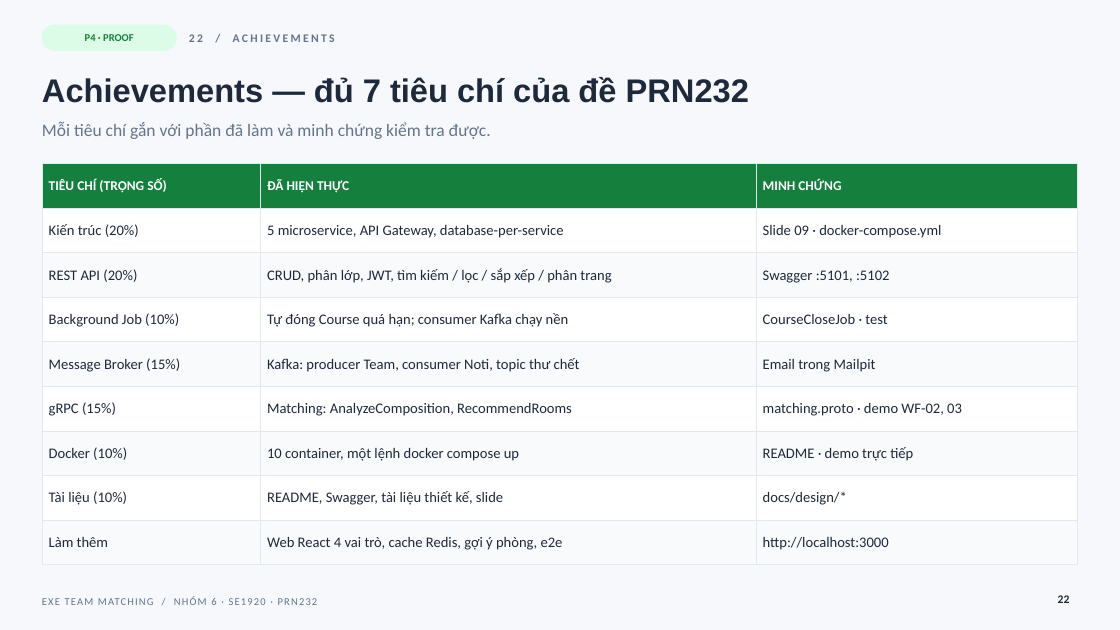
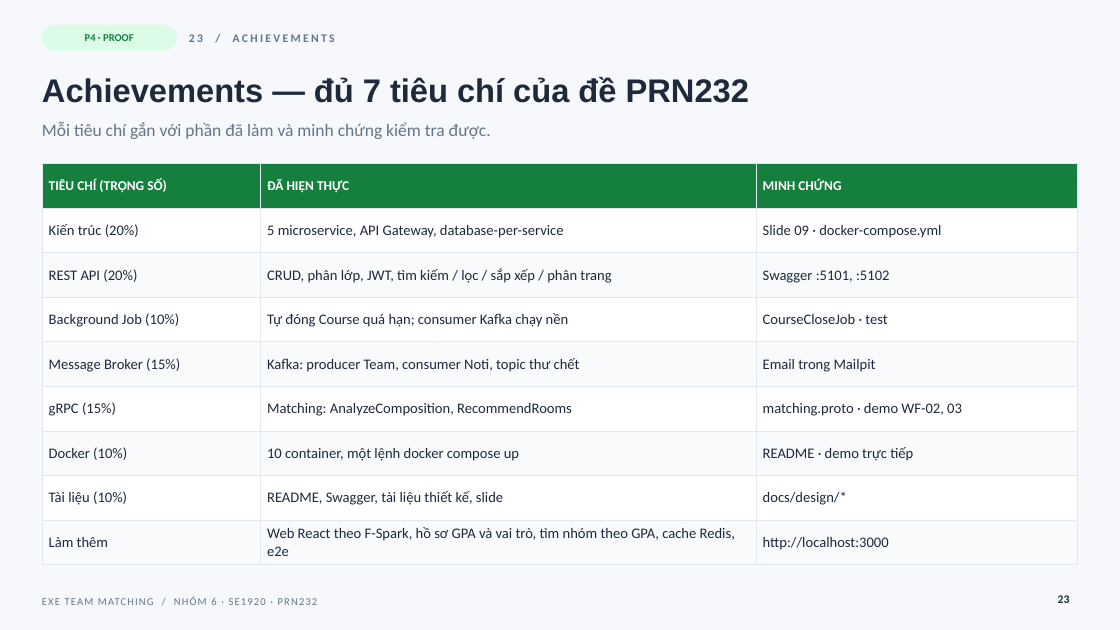
Before and after one commit to co-duong-hao/PRN232_Final, a slide deck: slide 23 of docs/slides/EXE_Team_Matching_Nhom6.pptx (slide 22 before the commit). Drawn at 1120x630 pixels with LibreOffice and Linux fonts; fonts in the diff are those of the drawing. Boxes give left, top, right and bottom in pixels: in the first picture for what was removed or moved away, otherwise in the second. Text is boxed around its words. In the diff, an @@ line names an element or a change of style, - is before the commit and + after.

```diff
--- a/docs/slides/EXE_Team_Matching_Nhom6.pptx
+++ b/docs/slides/EXE_Team_Matching_Nhom6.pptx
@@ table at (42, 164, 1078, 560) @@
-row 9, column 2: Web React 4 vai trò, cache Redis, gợi ý phòng, e2e
+row 9, column 2: Web React theo F-Spark, hồ sơ GPA và vai trò, tìm nhóm theo GPA, cache Redis, e2e
@@ page number at (1058, 595, 1070, 603): text changed @@
-22
+23
```
Also in this commit, not shown: 12 other slides changed, 1 slide added, 2 other files.
